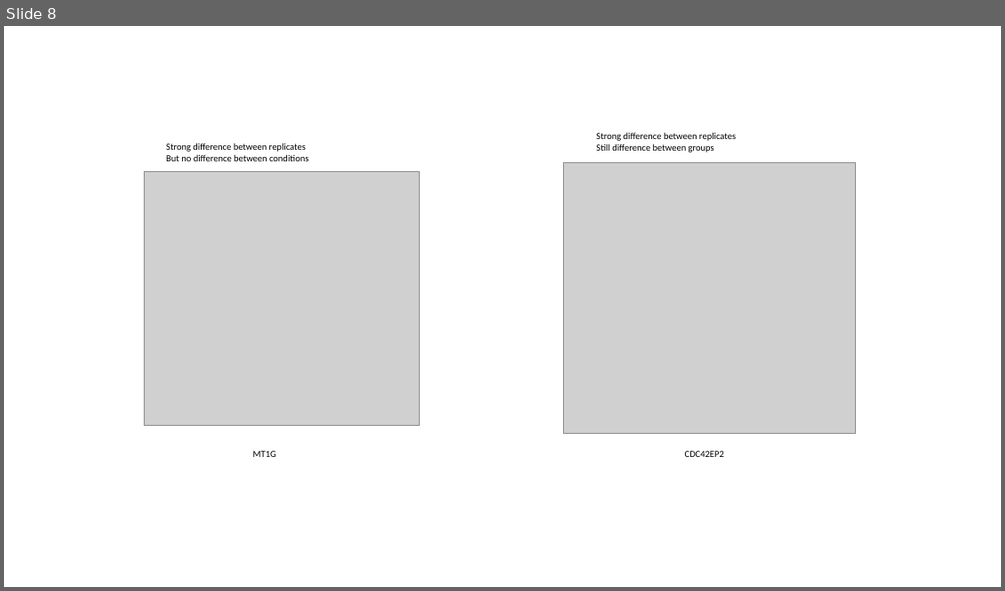
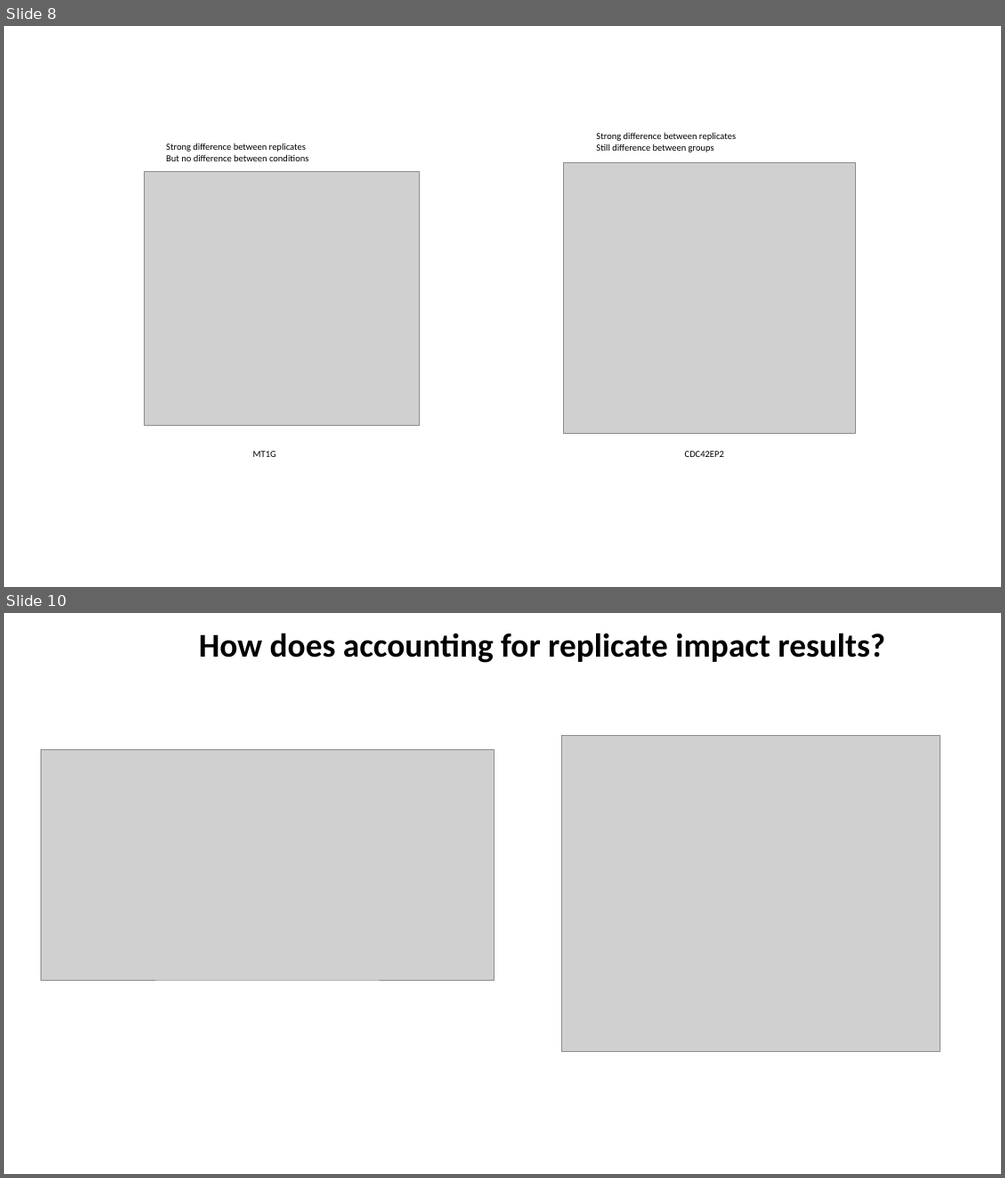
Before and after one commit to jraab/GNET749_RNAseq, a slide deck: lectures/2023_GNET749_Lecture6_Batch_ExpDesign.pptx. Shown one above the other, each under a label of ours: slide 8 before the commit, slides 8 and 10 after it; the slides between them are not shown. The pictures are 1005x591 and 1005x1178 pixels, drawn with LibreOffice and Linux fonts; fonts in the diff are those of the drawing; grey boxes stand for pictures. Boxes give left, top, right and bottom in pixels: in the first picture for what was removed or moved away, otherwise in the second. Text is boxed around its words. In the diff, an @@ line names an element or a change of style, - is before the commit and + after.

```diff
--- a/lectures/2023_GNET749_Lecture6_Batch_ExpDesign.pptx
+++ b/lectures/2023_GNET749_Lecture6_Batch_ExpDesign.pptx
@@ slide 10 added at bbox=[4, 613, 1001, 1174], background #FFFFFF @@
@@ text added at bbox=[199, 633, 885, 663], 32 pt, text #000000, bold @@
+How does accounting for replicate impact results?
@@ picture added at bbox=[561, 736, 939, 1051] @@
@@ picture added at bbox=[40, 749, 494, 980] @@
```
Also in this commit, not shown: 16 slides changed, 2 slides removed, 7 other files.
